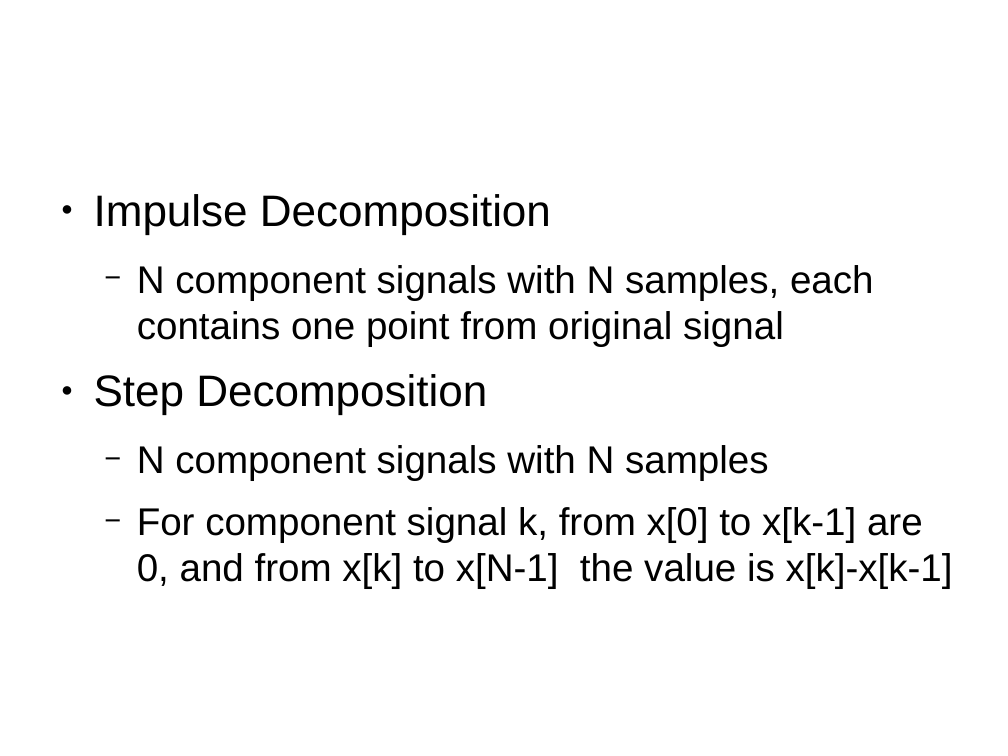
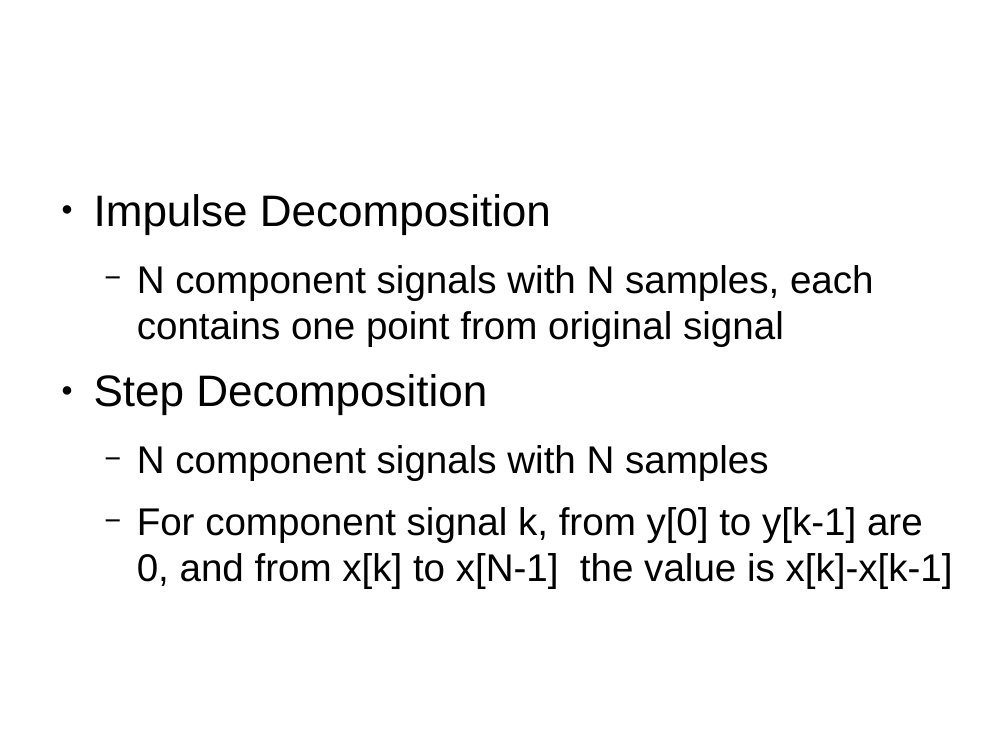
Before and after one commit to ahirapatel/dspguide-stuff, a slide deck: slide 18 of ch5/Notes.odp. Drawn at 1008x756 pixels with LibreOffice and Linux fonts; fonts in the diff are those of the drawing; background and template pictures are left out. Boxes give left, top, right and bottom in pixels: in the first picture for what was removed or moved away, otherwise in the second. Text is boxed around its words. In the diff, an @@ line names an element or a change of style, - is before the commit and + after.

```diff
--- a/ch5/Notes.odp
+++ b/ch5/Notes.odp
@@ text at [137,507,953,589]: text changed @@
-  − For component signal k, from x[0] to x[k-1] are 0, and from x[k] to x[N-1] the value is x[k]-x[k-1]
+  − For component signal k, from y[0] to y[k-1] are 0, and from x[k] to x[N-1] the value is x[k]-x[k-1]
```
Also in this commit, not shown: 1 other file.
